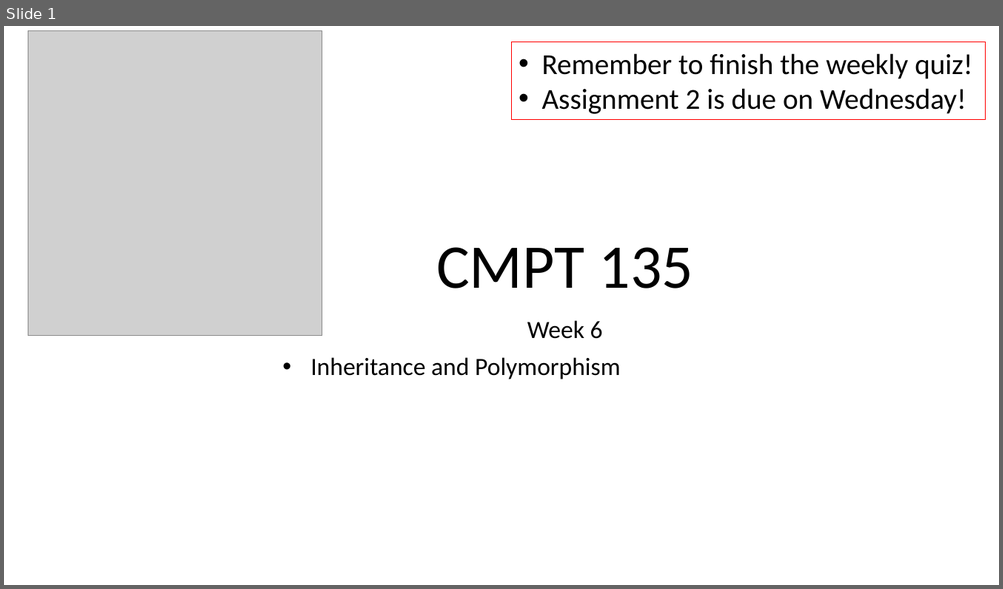
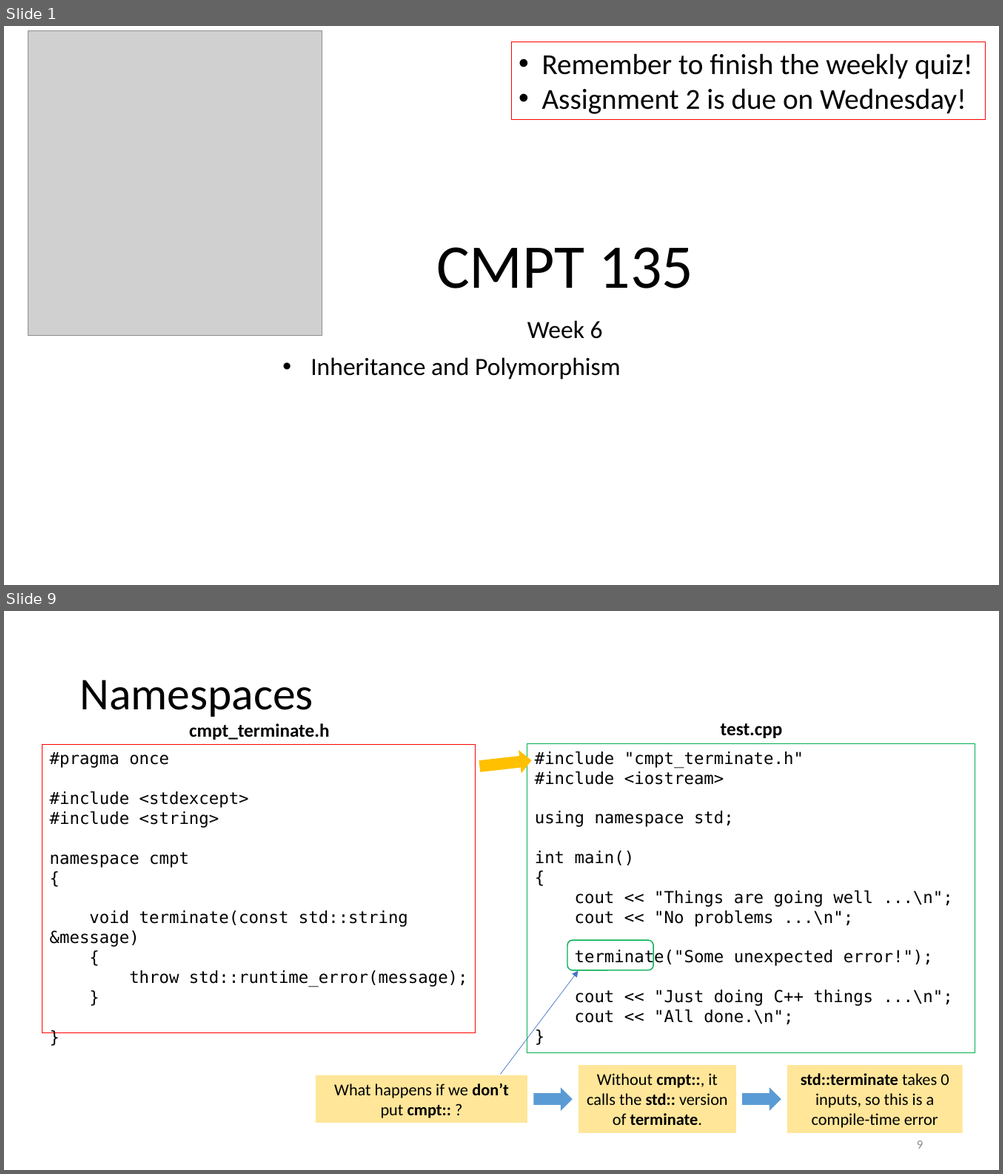
Before and after one commit to tjd1234/cmpt135spring2024, a slide deck: sample_code/week8/week8_cmpt135.pptx. Shown one above the other, each under a label of ours: slide 1 before the commit, slides 1 and 9 after it; the slides between them are not shown. The pictures are 1003x589 and 1003x1174 pixels, drawn with LibreOffice and Linux fonts; fonts in the diff are those of the drawing; grey boxes stand for pictures. Boxes give left, top, right and bottom in pixels: in the first picture for what was removed or moved away, otherwise in the second. Text is boxed around its words. In the diff, an @@ line names an element or a change of style, - is before the commit and + after.

```diff
--- a/sample_code/week8/week8_cmpt135.pptx
+++ b/sample_code/week8/week8_cmpt135.pptx
@@ slide 9 added at <box>4,611,999,1170</box>, background #FFFFFF @@
@@ title added at <box>79,680,313,717</box>, 44 pt, text #000000 @@
+Namespaces
@@ text added at <box>189,723,329,740</box>, 18 pt, text #000000, bold @@
+cmpt_terminate.h
@@ rectangle added at <box>527,743,974,1053</box>, outline #00B050 0.75 pt, 16 pt, text #000000 @@
+#include "cmpt_terminate.h"
+#include <iostream>
+using namespace std;
+int main()
+{
+cout << "Things are going well ...\n";
+cout << "No problems ...\n";
+terminate("Some unexpected error!");
+cout << "Just doing C++ things ...\n";
+cout << "All done.\n";
+}
@@ text added at <box>720,723,782,738</box>, 18 pt, text #000000, bold @@
+test.cpp
@@ rectangle added at <box>42,744,475,1034</box>, outline #FF0000 0.75 pt, 16 pt, text #000000 @@
+#pragma once
+#include <stdexcept>
+#include <string>
+namespace cmpt
+{
+void terminate(const std::string &message)
+{
+throw std::runtime_error(message);
+}
+}
@@ right arrow added at <box>478,749,532,778</box>, fill #FFC000 @@
@@ rounded rectangle added at <box>567,941,653,971</box>, outline #00B050 1 pt @@
@@ arrow added from (500, 1074) to (578, 971), #4472C4 0.5 pt @@
@@ rectangle added at <box>316,1076,528,1124</box>, fill #FFE699, 16 pt, text #000000 @@
+What happens if we don’t put cmpt:: ?
@@ rectangle added at <box>578,1065,736,1133</box>, fill #FFE699, 16 pt, text #000000 @@
+Without cmpt::, it calls the std:: version of terminate.
@@ rectangle added at <box>788,1065,963,1133</box>, fill #FFE699, 16 pt, text #000000 @@
+std::terminate takes 0 inputs, so this is a compile-time error
@@ right arrow added at <box>534,1088,572,1111</box>, fill #5B9BD5 @@
@@ right arrow added at <box>742,1088,781,1111</box>, fill #5B9BD5 @@
@@ page number added at <box>916,1141,922,1149</box>, 12 pt, text #8C8C8C @@
+9
```
Also in this commit, not shown: 2 slides changed, 38 other slides added, 19 slides removed, 3 other files.
